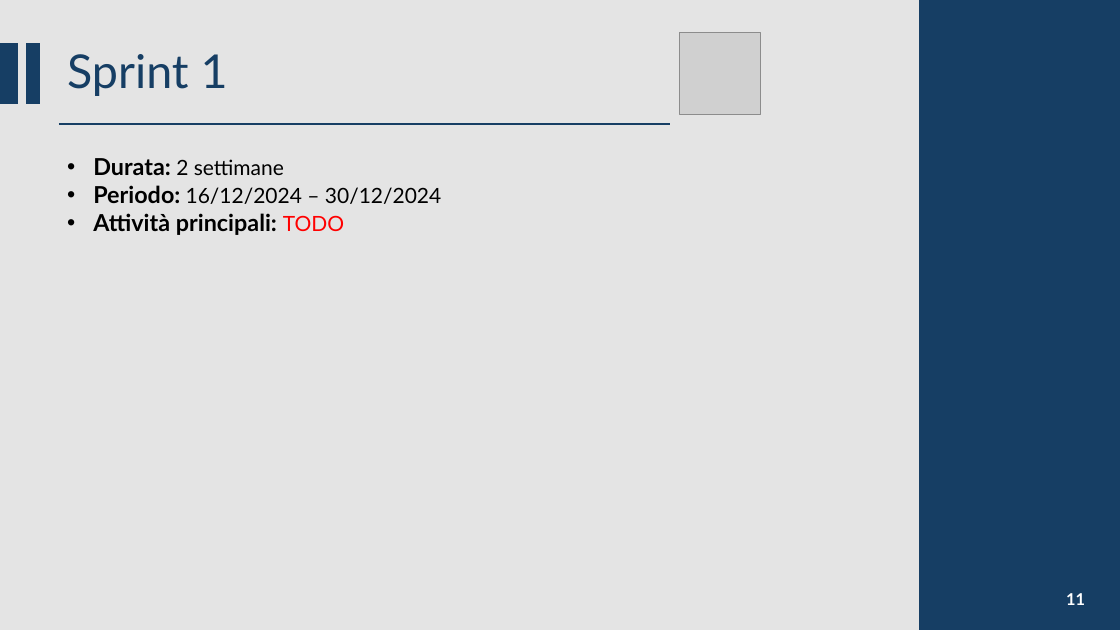
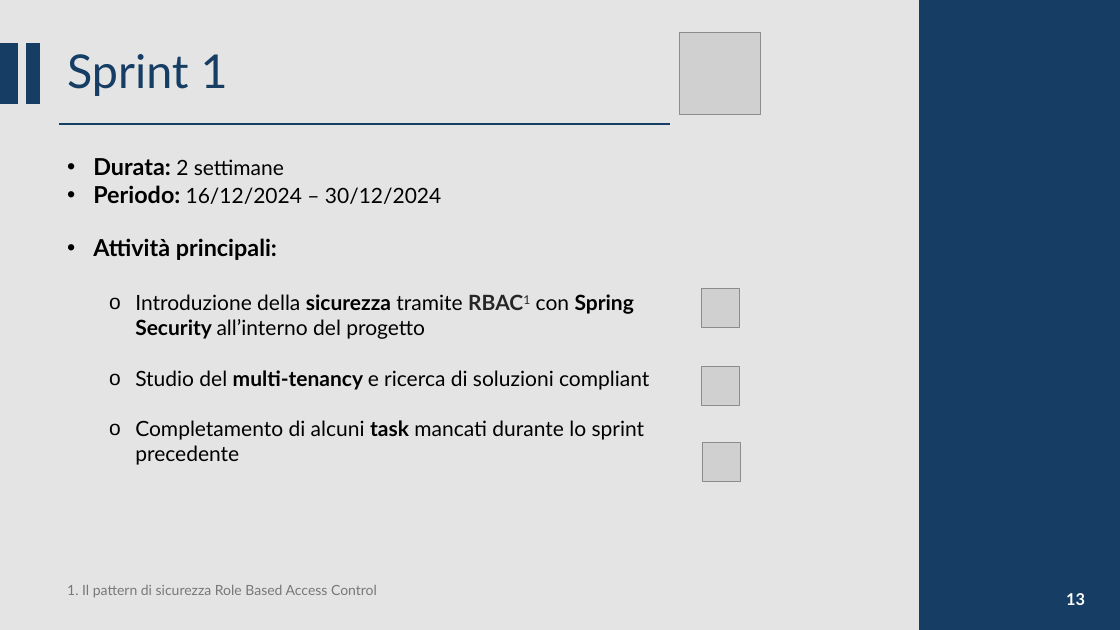
Before and after one commit to CSW-Teams/MS3-docs, a slide deck: slide 13 of ShiftsHappen/Sprint 5/CSW Sprint 5.pptm (slide 11 before the commit). Drawn at 1120x630 pixels with LibreOffice and Linux fonts; fonts in the diff are those of the drawing; grey boxes stand for pictures. Boxes give left, top, right and bottom in pixels: in the first picture for what was removed or moved away, otherwise in the second. Text is boxed around its words. In the diff, an @@ line names an element or a change of style, - is before the commit and + after.

Commit message:
Added slides for Sprint 1

```diff
--- a/ShiftsHappen/Sprint 5/CSW Sprint 5.pptm
+++ b/ShiftsHappen/Sprint 5/CSW Sprint 5.pptm
@@ text at [93,238,649,465]: text changed; size 20 to 18 pt; bold off @@
-• Attività principali: TODO
+• Attività principali:
+  o Introduzione della sicurezza tramite RBAC1 con Spring Security all’interno del progetto
+  o Studio del multi-tenancy e ricerca di soluzioni compliant
+  o Completamento di alcuni task mancati durante lo sprint precedente
@@ picture added at [702,289,740,328] @@
@@ picture added at [702,367,740,406] @@
@@ picture added at [702,443,741,481] @@
@@ text added at [67,585,377,598], 12 pt, text #797979 @@
+1. Il pattern di sicurezza Role Based Access Control
@@ page number at [1066,593,1085,605]: text changed @@
-11
+13
```
Also in this commit, not shown: 8 other slides changed, 18 slides added, 1 other file.
